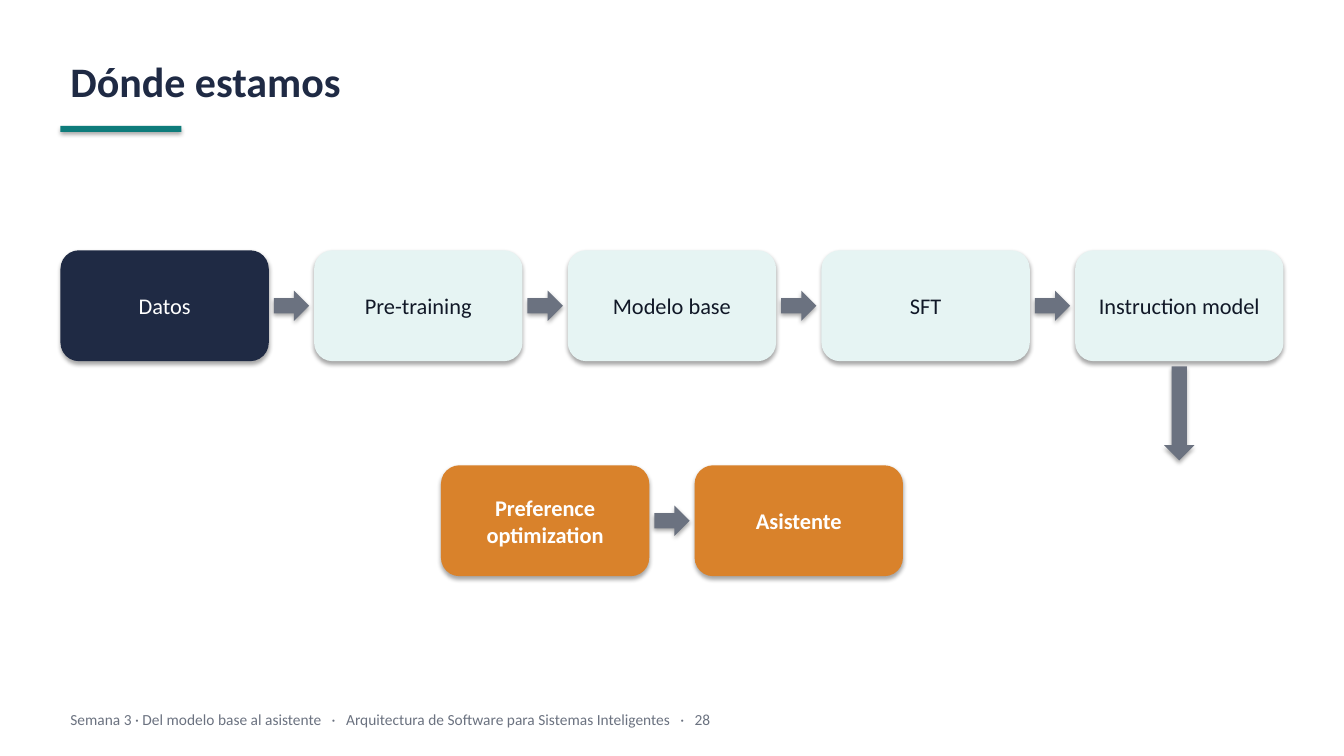
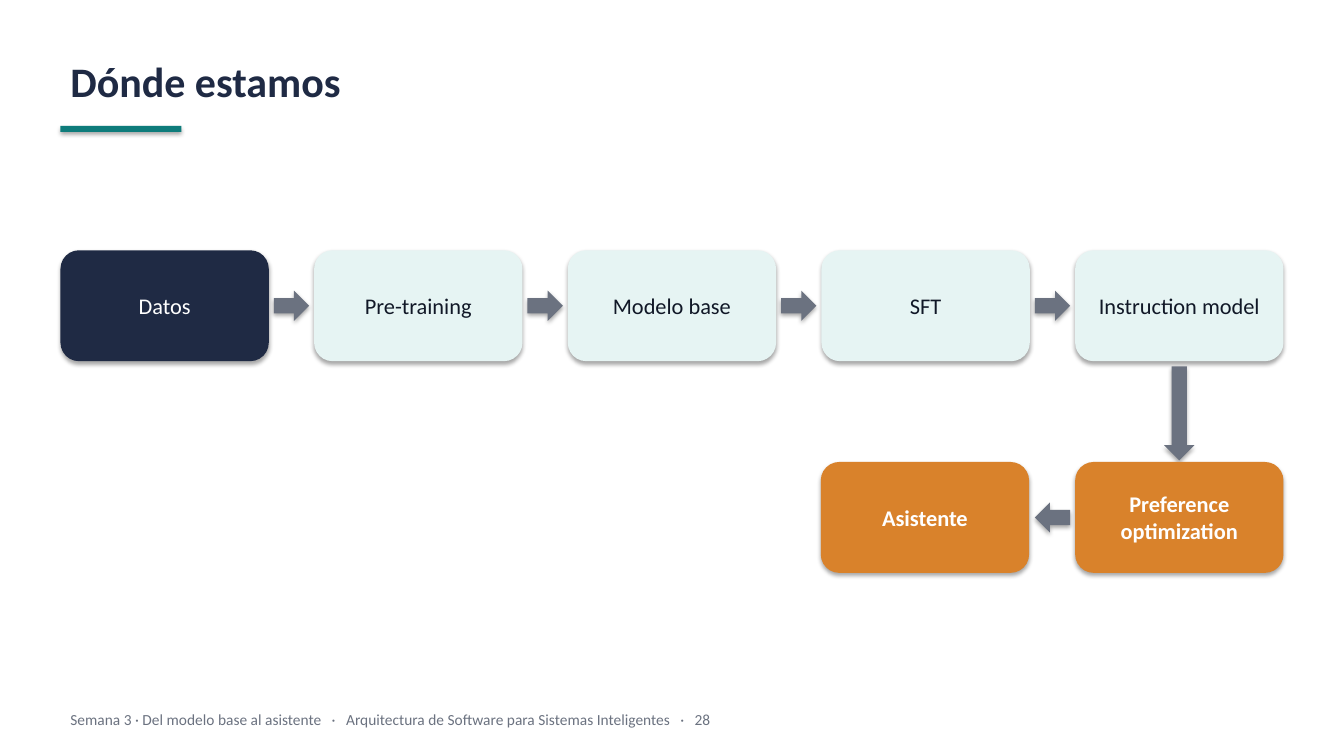
Before and after one commit to JunBarrs24/itm-maestria-llms, a slide deck: slide 27 of week-03/slides/week-03-slides.pptx. Drawn at 1344x756 pixels with LibreOffice and Linux fonts; fonts in the diff are those of the drawing. Boxes give left, top, right and bottom in pixels: in the first picture for what was removed or moved away, otherwise in the second. Text is boxed around its words. In the diff, an @@ line names an element or a change of style, - is before the commit and + after.

```diff
--- a/week-03/slides/week-03-slides.pptx
+++ b/week-03/slides/week-03-slides.pptx
@@ rounded rectangle "Asistente": place and size @@
-rounded rectangle "Asistente" at [695,466,903,577]
+rounded rectangle "Asistente" at [821,462,1029,573]
@@ rounded rectangle "Preference optimization": place and size @@
-rounded rectangle "Preference optimization" at [441,466,649,577]
+rounded rectangle "Preference optimization" at [1076,462,1285,573]
@@ right arrow at [1035,502,1071,532]: rotation 0 to 180 degrees @@
```
Also in this commit, not shown: 10 other slides changed, 3 slides removed, 2 other files.
